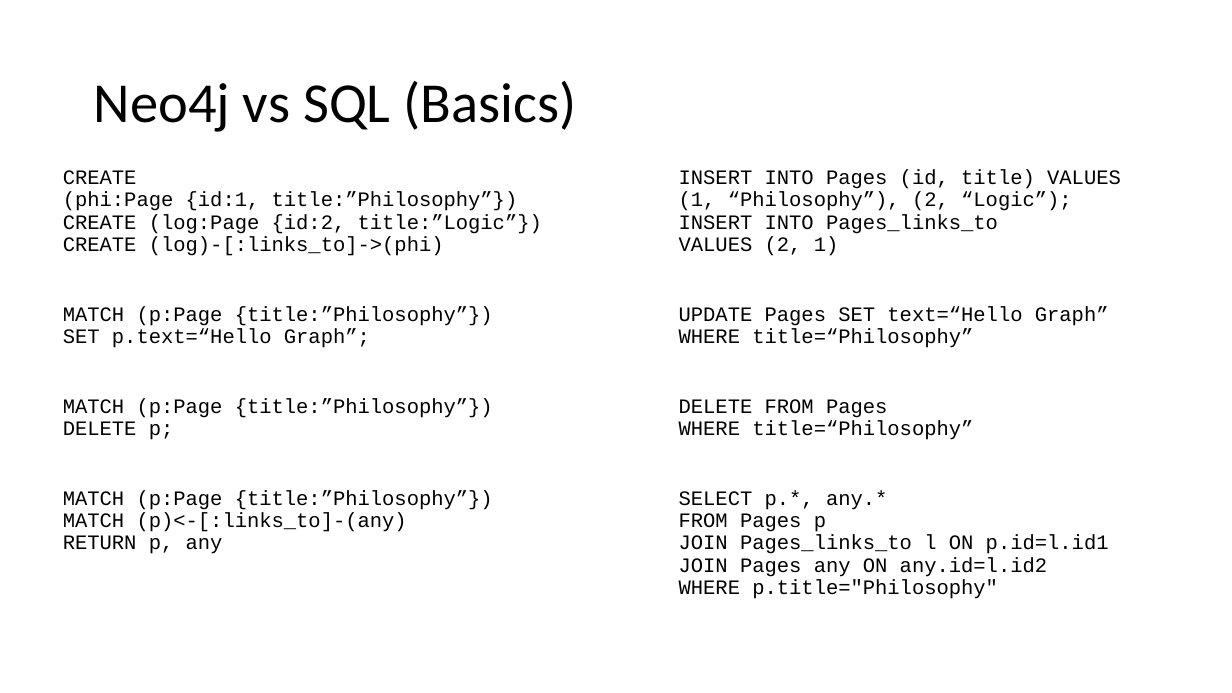
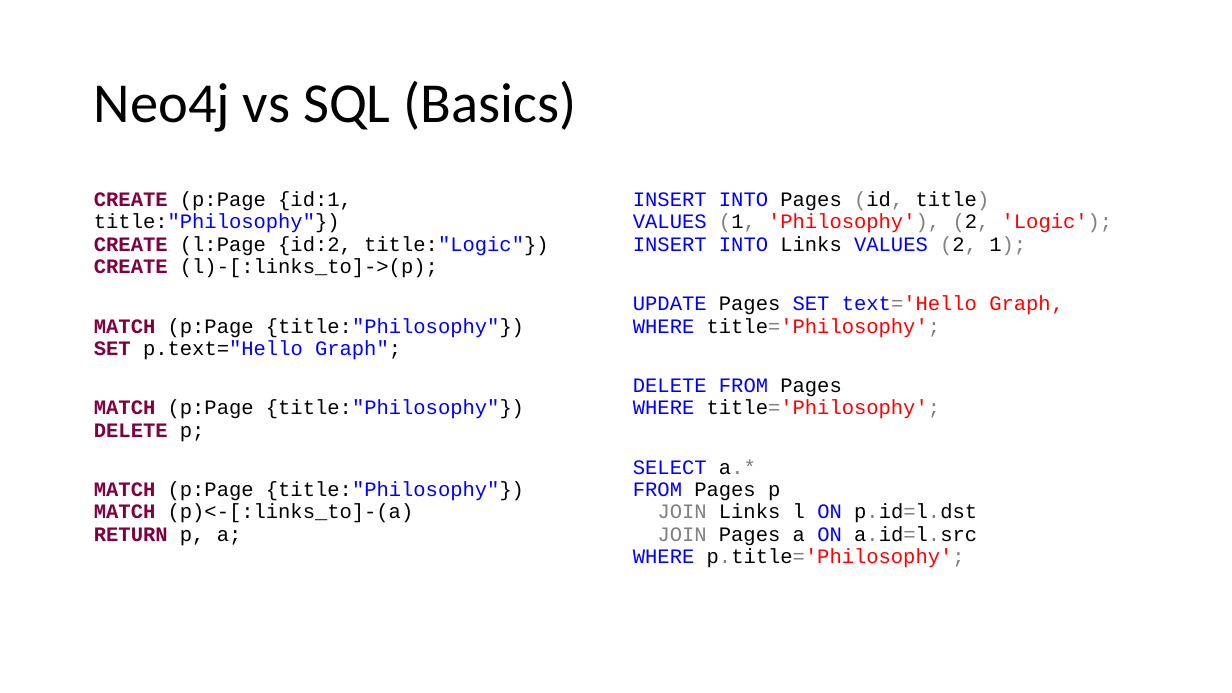
Before and after one commit to bernhardmgruber/philosophywiki, a slide deck: slide 6 of doc/presentation/Presentation.pptx (slide 5 before the commit). Drawn at 1232x693 pixels with LibreOffice and Linux fonts; fonts in the diff are those of the drawing. Boxes give left, top, right and bottom in pixels: in the first picture for what was removed or moved away, otherwise in the second. Text is boxed around its words. In the diff, an @@ line names an element or a change of style, - is before the commit and + after.

```diff
--- a/doc/presentation/Presentation.pptx
+++ b/doc/presentation/Presentation.pptx
@@ text at [94,192,548,546]: text changed @@
-CREATE
-(phi:Page {id:1, title:”Philosophy”})
-CREATE (log:Page {id:2, title:”Logic”})
-CREATE (log)-[:links_to]->(phi)
-MATCH (p:Page {title:”Philosophy”})
-SET p.text=“Hello Graph”;
-MATCH (p:Page {title:”Philosophy”})
-DELETE p;
-MATCH (p:Page {title:”Philosophy”})
-MATCH (p)<-[:links_to]-(any)
-RETURN p, any
+CREATE (p:Page {id:1, title:"Philosophy"})
+CREATE (l:Page {id:2, title:"Logic"})
+CREATE (l)-[:links_to]->(p);
+MATCH (p:Page {title:"Philosophy"})
+SET p.text="Hello Graph";
+MATCH (p:Page {title:"Philosophy"})
+DELETE p;
+MATCH (p:Page {title:"Philosophy"})
+MATCH (p)<-[:links_to]-(a)
+RETURN p, a;
@@ text at [633,192,1113,568]: text changed; text colour #000000 to #0000FF @@
-INSERT INTO Pages (id, title) VALUES
-(1, “Philosophy”), (2, “Logic”);
-INSERT INTO Pages_links_to
-VALUES (2, 1)
-UPDATE Pages SET text=“Hello Graph”
-WHERE title=“Philosophy”
-DELETE FROM Pages
-WHERE title=“Philosophy”
-SELECT p.*, any.*
-FROM Pages p
-JOIN Pages_links_to l ON p.id=l.id1
-JOIN Pages any ON any.id=l.id2
-WHERE p.title="Philosophy"
+INSERT INTO Pages (id, title)
+VALUES (1, 'Philosophy'), (2, 'Logic');
+INSERT INTO Links VALUES (2, 1);
+UPDATE Pages SET text='Hello Graph‚
+WHERE title='Philosophy';
+DELETE FROM Pages
+WHERE title='Philosophy';
+SELECT a.*
+FROM Pages p
+JOIN Links l ON p.id=l.dst
+JOIN Pages a ON a.id=l.src
+WHERE p.title='Philosophy';
```
Also in this commit, not shown: 2 other slides changed, 1 slide added.
